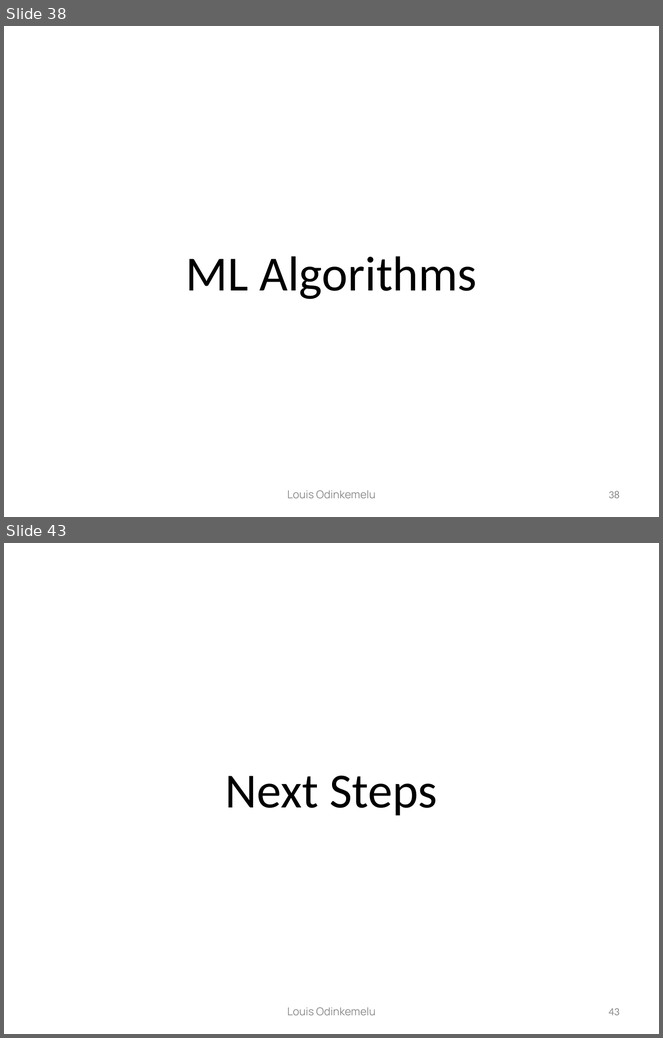
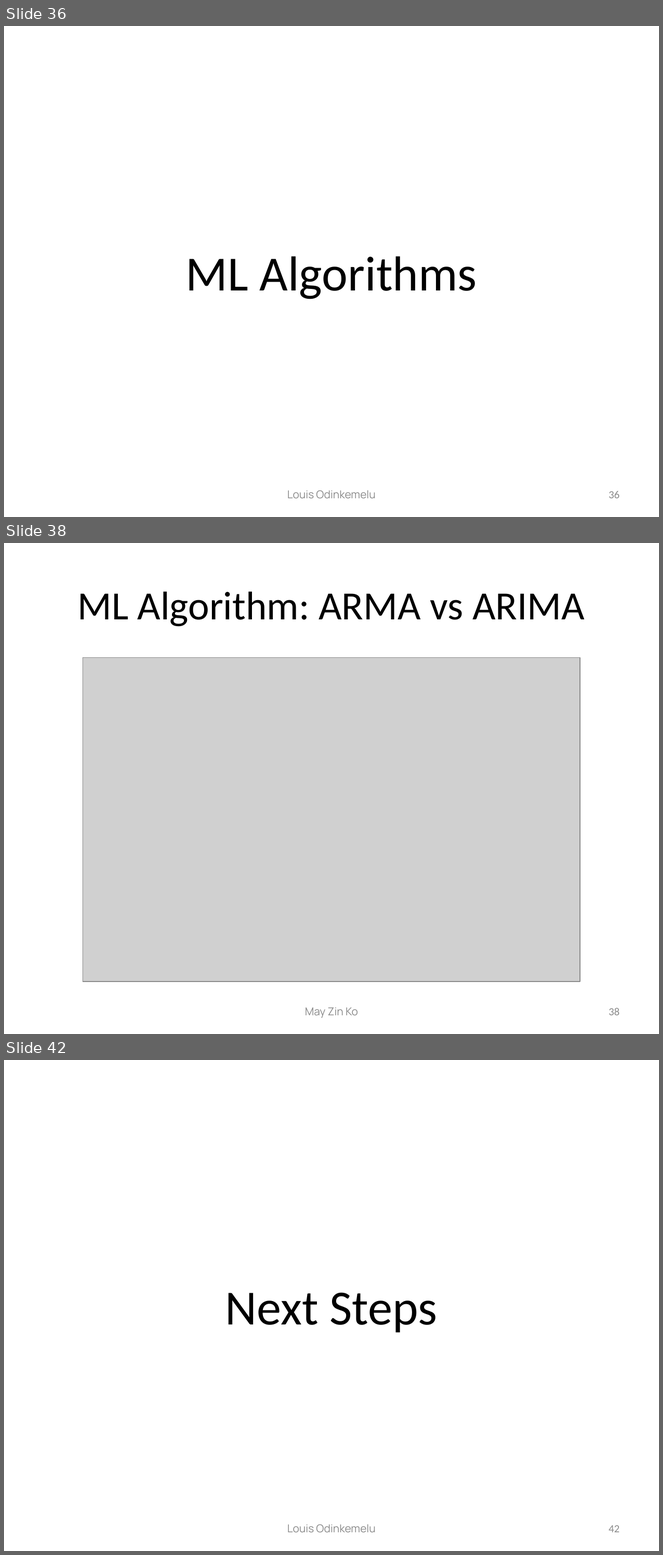
Before and after one commit to MayZinKo/Demand_Management_Industrial_Analytics_Project, a slide deck: Demand_Management_Presentation.pptx. Shown one above the other, each under a label of ours: slides 38 and 43 before the commit, slides 36, 38 and 42 after it; the slides between them are not shown. The pictures are 663x1038 and 663x1555 pixels, drawn with LibreOffice and Linux fonts; fonts in the diff are those of the drawing; grey boxes stand for pictures. Boxes give left, top, right and bottom in pixels: in the first picture for what was removed or moved away, otherwise in the second. Text is boxed around its words. In the diff, an @@ line names an element or a change of style, - is before the commit and + after.

```diff
--- a/Demand_Management_Presentation.pptx
+++ b/Demand_Management_Presentation.pptx
@@ slide 38 added at (x1=4, y1=543, x2=659, y2=1034), background #FFFFFF @@
@@ title added at (x1=77, y1=591, x2=585, y2=627), 44 pt, text #000000 @@
+ML Algorithm: ARMA vs ARIMA
@@ picture added at (x1=83, y1=657, x2=581, y2=982) @@
@@ text added at (x1=305, y1=1008, x2=358, y2=1018), 12 pt, text #8C8C8C @@
+May Zin Ko
@@ page number added at (x1=609, y1=1008, x2=620, y2=1016), 12 pt, text #8C8C8C @@
+38
@@ what was slide 38 is now slide 36 @@
@@ page number at (x1=609, y1=491, x2=620, y2=499): text changed @@
-38
+36
@@ what was slide 43 is now slide 42 @@
@@ page number at (x1=609, y1=1525, x2=620, y2=1533): text changed @@
-43
+42
```
Also in this commit, not shown: 10 slides changed, 4 other slides added, 6 slides removed, 1 other file.
